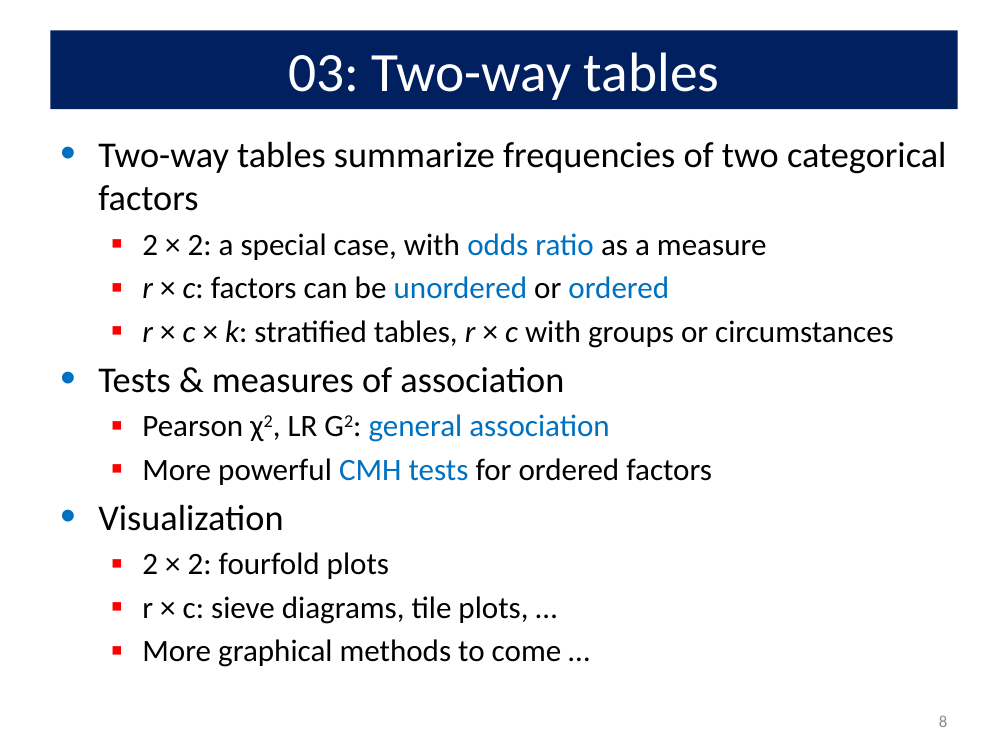
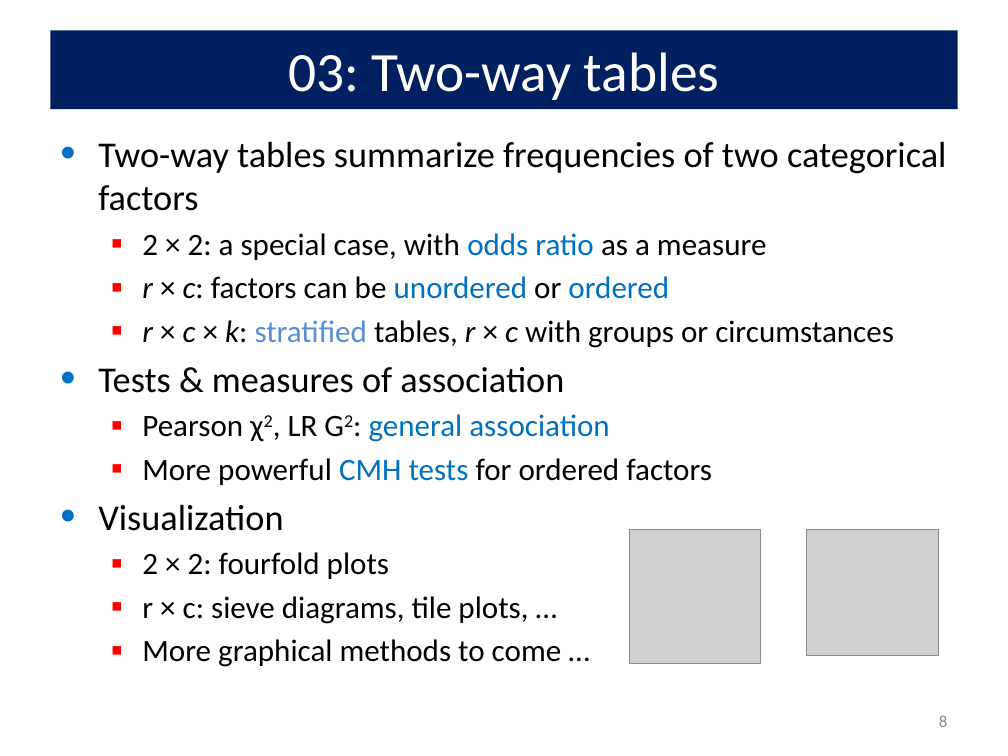
Before and after one commit to friendly/psy6136, a slide deck: slide 8 of docs/lectures/99-Summary.pptx. Drawn at 1008x756 pixels with LibreOffice and Linux fonts; fonts in the diff are those of the drawing; grey boxes stand for pictures. Boxes give left, top, right and bottom in pixels: in the first picture for what was removed or moved away, otherwise in the second. Text is boxed around its words. In the diff, an @@ line names an element or a change of style, - is before the commit and + after.

```diff
--- a/docs/lectures/99-Summary.pptx
+++ b/docs/lectures/99-Summary.pptx
@@ text at [142, 320, 894, 348]: text colour #000000 to #558ED5 in "stratified" @@
@@ picture added at [630, 529, 760, 663] @@
@@ picture added at [806, 529, 938, 655] @@
```
Also in this commit, not shown: 12 other slides changed, 10 other files.
